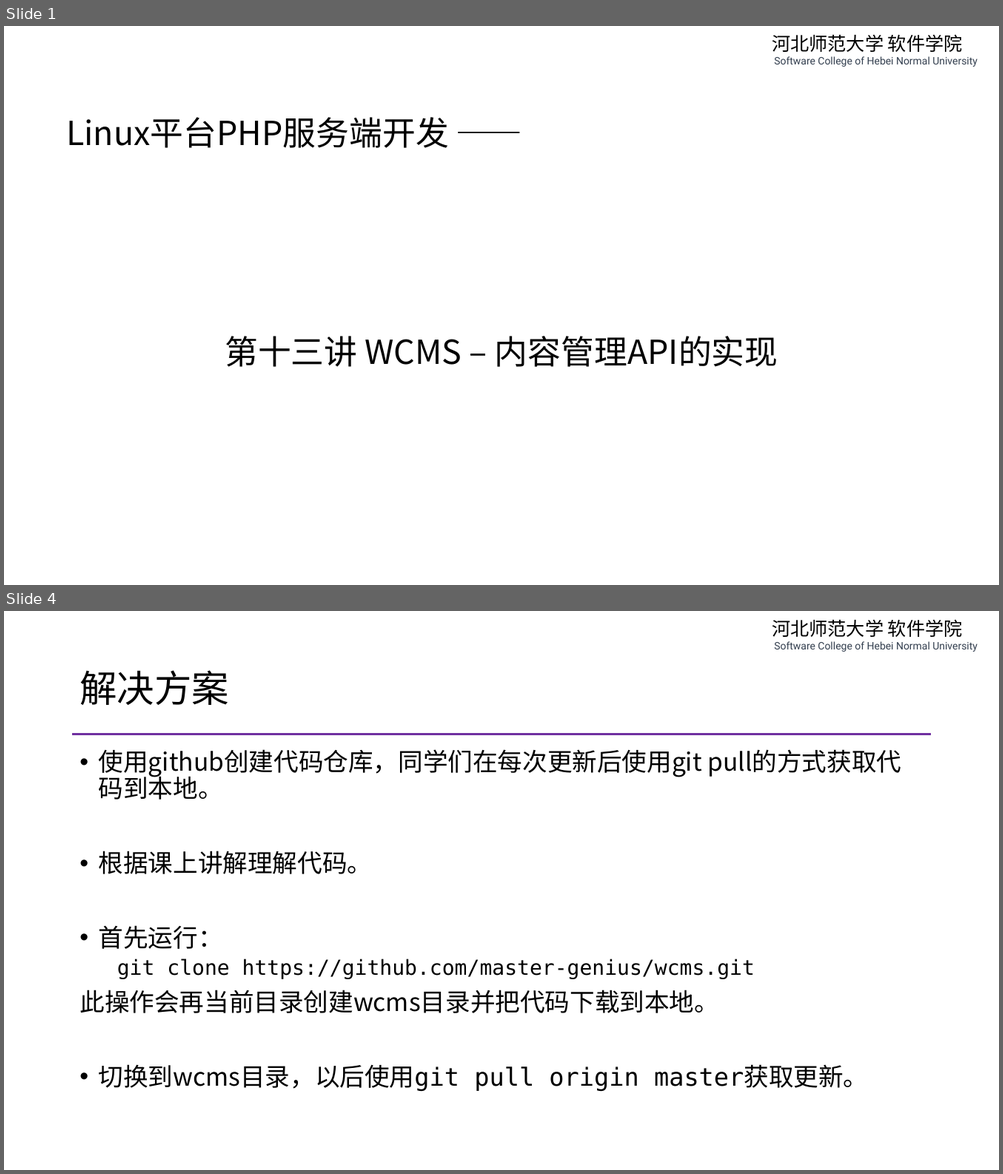
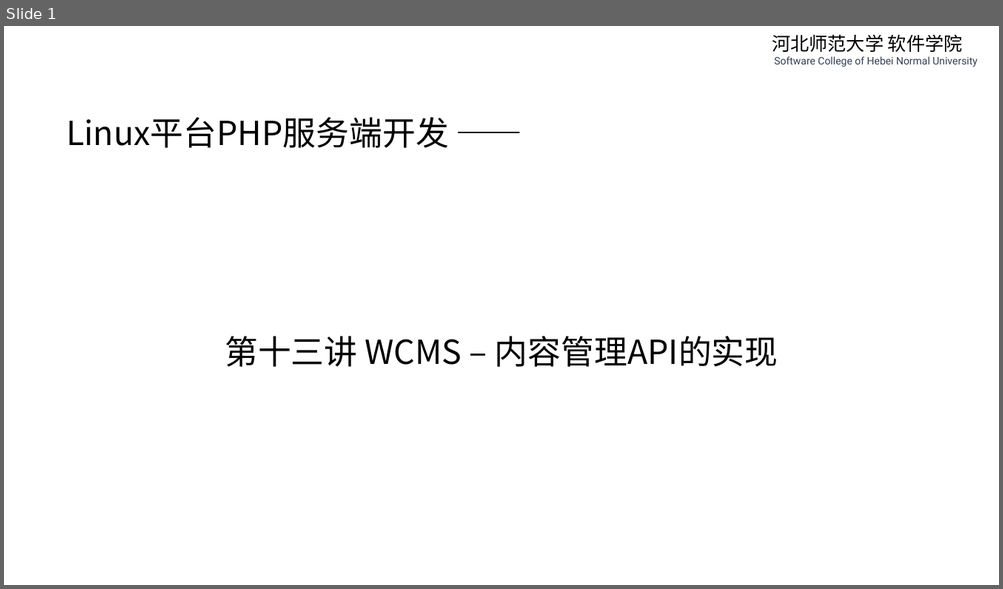
Before and after one commit to edu2act/course-php-serverside-development-on-linux, a slide deck: materials/slides/ch13-wcms-content-management.pptx. Shown one above the other, each under a label of ours: slides 1 and 4 before the commit, slide 1 after it; the slides between them are not shown. The pictures are 1003x1174 and 1003x589 pixels, drawn with LibreOffice and Linux fonts; fonts in the diff are those of the drawing. Boxes give left, top, right and bottom in pixels: in the first picture for what was removed or moved away, otherwise in the second. Text is boxed around its words. In the diff, an @@ line names an element or a change of style, - is before the commit and + after.

```diff
--- a/materials/slides/ch13-wcms-content-management.pptx
+++ b/materials/slides/ch13-wcms-content-management.pptx
@@ slide 4 removed at (x1=4, y1=611, x2=999, y2=1170), background #FFFFFF; not listed: 1 template element that a slide beside it also shows @@
@@ title removed at (x1=79, y1=670, x2=229, y2=705) @@
-解决方案
@@ line removed from (73, 734) to (930, 734) @@
@@ text removed at (x1=79, y1=749, x2=868, y2=1092) @@
-• 使用github创建代码仓库，同学们在每次更新后使用git pull的方式获取代码到本地。
-• 根据课上讲解理解代码。
-• 首先运行：
-  git clone https://github.com/master-genius/wcms.git
-此操作会再当前目录创建wcms目录并把代码下载到本地。
-• 切换到wcms目录，以后使用git pull origin master获取更新。
```
Also in this commit, not shown: 1 slide changed, 6 slides added, 4 other slides removed, 8 other files.
